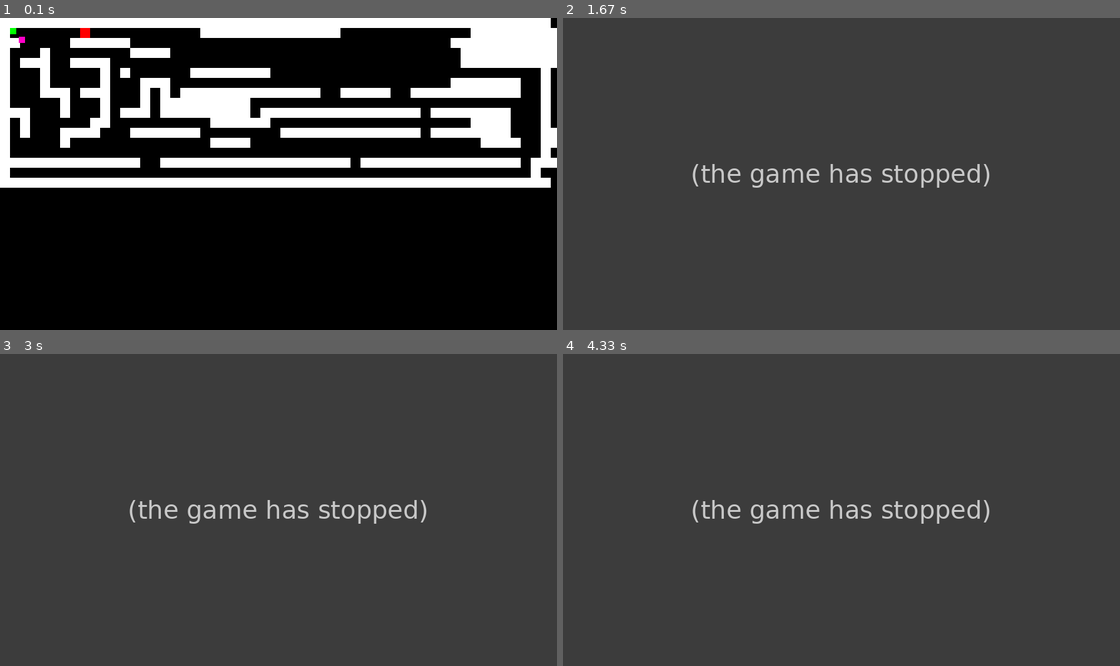
Above: before the commit, frames 1-4 (two rows, left to right).
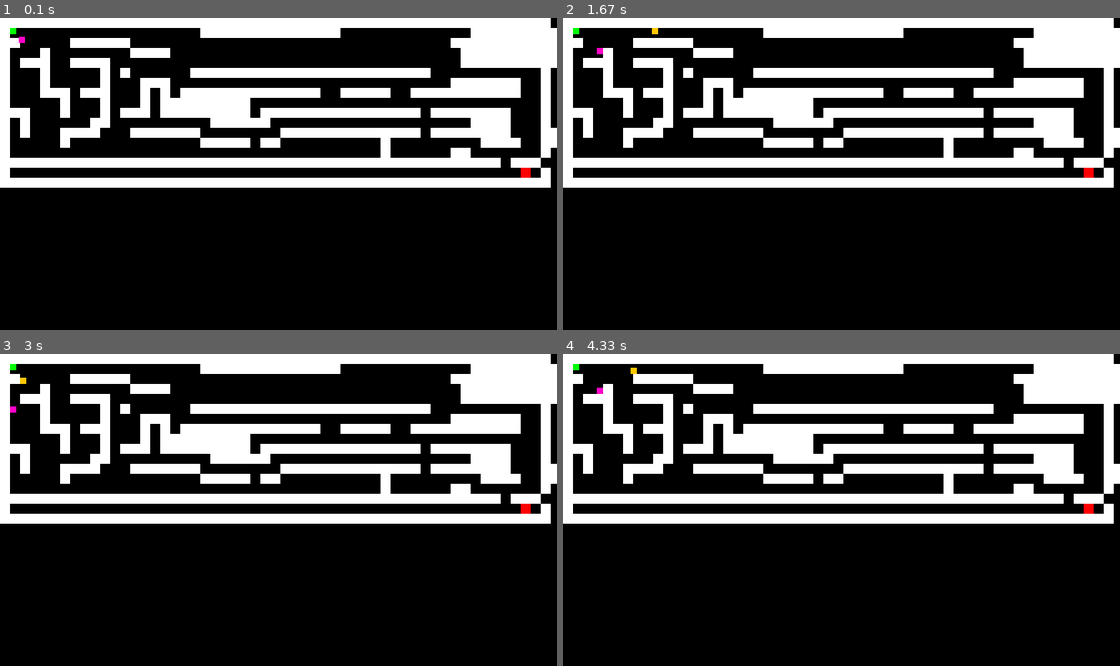
Above: after the commit, the same moments.

Repository: latuszek-piotr/gimnazjum-pygame
Game: pygame game, started from trening_kolizji.py
Same seed, same stepped clock (60 frames per second), same inputs: the game is played once before the commit and once after it. The source is Python 2; it was converted automatically to run under Python 3.
Inputs:
- Up to frame 1 (0.1 s): no input
- Up to frame 2 (1.67 s): hold Right 0.33-0.8 s; hold Up 0.83-1.13 s; hold W 0.83-1.13 s; hold Right 1.17-1.63 s; hold D 1.17-1.63 s
- Up to frame 3 (3 s): hold Left 1.67-2.2 s; hold A 1.67-2.2 s; hold Down 2.23-2.53 s; hold S 2.23-2.53 s; hold Left 2.57-2.97 s; hold A 2.57-2.97 s
- Up to frame 4 (4.33 s): hold Up 3-3.37 s; hold W 3-3.37 s; hold Right 3.4-4.03 s; hold D 3.4-4.03 s; hold Down from 4.07 s (still down); hold S from 4.07 s (still down)

The runs differ from the first frame. In frame 1, 1.9% of the frame differs, in the area x 14-100%, y 3-52%; in frame 2, 100%, in the area x 0-100%, y 0-100%; in frame 3, 100%; in frame 4, 100%.
Before the commit the program exited at 1.43 s; later frames show no game.

Commit message:
pakiet heroesofpygame - chodzenie po 1 pietrze

Diff:
--- a/Menu.py
+++ /dev/null
@@ -1,17 +0,0 @@
-import pygame
-import sys
-from pygame.locals import QUIT
-import time
-
-# utworzenie okna
-window = pygame.display.set_mode((1000, 660))
-# ustawiamy tytul okna
-pygame.display.set_caption('menu gry')
-# pobieramy informacje o ekranie - tle
-screen = pygame.display.get_surface()
-pygame.display.flip()
-def input(events):
-    for event in events:
-        if event.type == QUIT:
-            print "harakiri"
-            sys.exit(0)
--- a/fabula/fabula.txt
+++ b/fabula/fabula.txt
@@ -50,10 +50,7 @@
 27 oblezenie kazdy przegra
 28 plaga nudy
 29 tetrisowy czolg wiktor vs szarancze
-
-
-
-
+30 bez myszy klawiatura
 
 
 
--- a/1_pietro_szkola.py
+++ b/heroesofpygame/flat.py
@@ -1,28 +1,39 @@
-import os
-import random
 import pygame
+from wall import Wall
 
-class Wall(object):
 
-    def __init__(self, pos):
-        walls.append(self)
-        self.rect = pygame.Rect(pos[0], pos[1], 16, 16)
+class Flat(object):
+    def __init__(self, flat_data, wall_thikness=16):
+        self.flat_data = flat_data
+        self.wall_thikness = wall_thikness
+        self.color = (255, 155, 105)
+        self.walls = self.create_walls()
 
-os.environ["SDL_VIDEO_CENTERED"] = "1"
-pygame.init()
+    def create_walls(self):
+        walls = []
+        x = y = 0
+        for row in self.flat_data:
+            for col in row:
+                if col == "w":
+                    single_wall = Wall((x, y))
+                    walls.append(single_wall)
+                x += self.wall_thikness
+            y += self.wall_thikness
+            x = 0
+        return walls
 
-pygame.display.set_caption("szkola_1_pietro")
-screen = pygame.display.set_mode((890, 500))
+    def draw(self, screen):
+        for wall in self.walls:
+            pygame.draw.rect(screen, self.color, wall.rect)
 
-walls = [] # List to hold the walls
 
-level = [
+flat_1_data = [
 "wwwwwwwwwwwwwwwwwwwwwwwwwwwwwwwwwwwwwwwwwwwwwwwwwwwwwwwwwwwwwwwwwwwwwwwwwwwwwwwwwwwwwwwwwwwwwwwwwwwwwwwwwwwwwwwwwwwwwwwwwwwwwwwwwwwwww",
 "w                                    w                                                          w",
 "w                                    w                                                          w",
 "w                                    w                                                          w",
 "w                                    w                                                          w",
-"w             e                      w                                                          w",
+"w                                    w                                                          w",
 "w                                    w                                                          w",
 "w                                    w                                                          w",
 "w                                    p                                                          w",
@@ -35,25 +46,13 @@
 "w                                    w                                                          p",
 "w                                    w                                                          w",
 "w                                   wwwwwwwwwwwwwwwwwwwwwwwwwwwwwwwwwwwwwwwwwwwwwwwwwwwwwwwwwwwwwwwwwwwww""pp""wwwww""pp""wwwwwwwwwwww",
-"w                                   w            w",
-"w                                   w            w",
-"w                                   p            w",
-"w                                   p            w",
-"w                                   w            w",
-"wwwwwwwwwwwwwwwwwwwwwwwwwwwwwwwwwwwww            w",
-                                     "w"         "w",
-                                     "w"         "w",
-                                     "wwwwwwwwwwwww""wwwwwwwwwwwwwwwwwwwwwwwwwwwwwwwwwwwwwwwwwwwwwwwwwwwwwwwwww"
+"w                                   w            w                                   w",
+"w                                   w            w                                   w",
+"w                                   p            w                                   w",
+"w                                   p            w                                   w",
+"w                                   w            w                                   w",
+"wwwwwwwwwwwwwwwwwwwwwwwwwwwwwwwwwwwww            w                                   w",
+                                     "w"         "w                                   w",
+                                     "w"         "w                                   w",
+                                     "wwwwwwwwwwwwwwwwwwwwwwwwwwwwwwwwwwwwwwwwwwwwwwwwwwwwwwwwwwwwwwwwwwwwwwwww"
 ]
-
-
-x = y = 0
-for row in level:
-    for col in row:
-        if col == "W":
-            Wall((x, y))
-        if col == "E":
-            end_rect = pygame.Rect(x, y, 16, 16)
-        x += 16
-    y += 16
-    x = 0
--- /dev/null
+++ b/heroesofpygame/main.py
@@ -0,0 +1,80 @@
+import os
+import random
+import pygame
+
+from heroesofpygame.player import Player
+from heroesofpygame.wall import Wall
+from heroesofpygame.flat import Flat, flat_1_data
+
+clock = pygame.time.Clock()
+
+os.environ["SDL_VIDEO_CENTERED"] = "1"
+
+pygame.init()
+
+pygame.display.set_caption("szkola_1_pietro")
+screen = pygame.display.set_mode((1300, 650))
+
+player1 = Player(color=(255, 200, 0)) # Create the player
+player2 = Player(color=(255, 0, 200)) # Create the player
+player3 = Player(color=(0, 255 ,0 )) # Create the player
+
+flat1 = Flat(flat_1_data)
+
+running = True
+while running:
+
+    clock.tick(60)
+
+    for e in pygame.event.get():
+        if e.type == pygame.QUIT:
+            running = False
+        if e.type == pygame.KEYDOWN and e.key == pygame.K_ESCAPE:
+            running = False
+
+    # Move the player if an arrow key is pressed
+    key = pygame.key.get_pressed()
+    if key[pygame.K_LEFT]:
+        player1.move(-2, 0, flat1.walls)
+    if key[pygame.K_RIGHT]:
+        player1.move(2, 0, flat1.walls)
+    if key[pygame.K_UP]:
+        player1.move(0, -2, flat1.walls)
+    if key[pygame.K_DOWN]:
+        player1.move(0, 2, flat1.walls)
+
+    if key[pygame.K_a]:
+        player2.move(-2, 0, flat1.walls)
+    if key[pygame.K_d]:
+        player2.move(2, 0, flat1.walls)
+    if key[pygame.K_w]:
+        player2.move(0, -2, flat1.walls)
+    if key[pygame.K_s]:
+        player2.move(0, 2, flat1.walls)
+
+    mouse_x, mouse_y = pygame.mouse.get_pos()
+    (player3_x, player3_y) = player3.rect.center
+    dx = mouse_x - player3_x
+    dy = mouse_y - player3_y
+    player3.move(dx, dy, flat1.walls)
+
+
+    # # Just added this to make it slightly fun ;)
+    # if player.rect.colliderect(end_rect):
+    #     raise SystemExit,sound.play()
+    #     print "You win Wiktor!"
+    # if player1.rect.colliderect(end_rect):
+    #     raise SystemExit, "You win piotrek!"
+    # if player2.rect.colliderect(end_rect):
+    #     raise SystemExit, "You win! "
+
+    # Draw the scenea
+    screen.fill((0, 0, 0))
+    flat1.draw(screen)
+    # pygame.draw.rect(screen, (255, 0, 0), end_rect)
+    player1.draw(screen)
+    # pygame.draw.rect(screen, (255, 0, 0), end_rect)
+    player2.draw(screen)
+    player3.draw(screen)
+
+    pygame.display.flip()
--- /dev/null
+++ b/heroesofpygame/pixel.py
@@ -0,0 +1,23 @@
+import pygame
+
+
+class Pixel(object):
+    def __init__(self, pos, size, color=(255, 255, 255)):
+        self.size = size
+        self.color = color
+        self.rect = pygame.Rect(pos[0], pos[1], self.size, self.size)
+
+    def move(self, dx, dy, walls):
+        # Move each axis separately. Note that this checks for collisions both times.
+        if dx != 0:
+            self.move_single_axis(dx, 0, walls)
+        if dy != 0:
+            self.move_single_axis(0, dy, walls)
+
+    def move_single_axis(self, dx, dy, walls):
+        # Move the rect
+        self.rect.x += dx
+        self.rect.y += dy
+
+    def draw(self, screen):
+        pygame.draw.rect(screen, self.color, self.rect)
--- /dev/null
+++ b/heroesofpygame/player.py
@@ -0,0 +1,23 @@
+import pygame
+from pixel import Pixel
+
+
+class Player(Pixel):
+    def __init__(self, pos=(30, 30), size=10, color=(255,255,255)):
+        super(Player, self).__init__(pos, size, color)
+
+    def move_single_axis(self, dx, dy, walls):
+        # Move the rect
+        self.rect.x += dx
+        self.rect.y += dy
+        # If you collide with a wall, move out based on velocity
+        for wall in walls:
+            if self.rect.colliderect(wall.rect):
+                if dx > 0: # Moving right; Hit the left side of the wall
+                    self.rect.right = wall.rect.left
+                if dx < 0: # Moving left; Hit the right side of the wall
+                    self.rect.left = wall.rect.right
+                if dy > 0: # Moving down; Hit the top side of the wall
+                    self.rect.bottom = wall.rect.top
+                if dy < 0: # Moving up; Hit the bottom side of the wall
+                    self.rect.top = wall.rect.bottom
--- /dev/null
+++ b/heroesofpygame/wall.py
@@ -0,0 +1,7 @@
+import pygame
+from pixel import Pixel
+
+
+class Wall(Pixel):
+    def __init__(self, pos, size=16, color=(255, 255, 255)):
+        super(Wall, self).__init__(pos, size, color)
--- a/trening_kolizji.py
+++ b/trening_kolizji.py
@@ -58,22 +58,22 @@
 # Holds the level layout in a list of strings.
 level = [
 "WWWWWWWWWWWWWWWWWWWWWWWWWWWWWWWWWWWWWWWWWWWWWWWWWWWWWWW",
-"W       E           WWWWWWWWWWWWWW             WWWWWWWWWW",
+"W                   WWWWWWWWWWWWWW             WWWWWWWWWW",
 "WW     WWWWWW                                WWWWWWWWWW"
 "W   WWWW       WWWWWWWWWWWWWWWWWWWWW WWWWWWWWWWWWWWWWWWW",
 "W   W        WWWW                             WWWWWWWWWW",
 "W WWW  WWWW                                   WWWWWWWWWW",
-"W   W     W W      WWWWWWWW                           W",
+"W   W     W W      WWWWWWWWWWWWWWWWWWWWWWWW           W",
 "W   W     W   WWW                            WWWWWWW  W",
 "W   WWW WWW   W W WWWWWWWWWWWWWW  WWWWW  WWWWWWWWWWW  W",
 "W     W   W   W WWWWWWWWW                             W",
 "WWW   W   W WWW WWWWWWWWW WWWWWWWWWWWWWWWW WWWWWWWW   W",
 "W W      WW          WWWWWW                    WWWW   W",
 "W W   WWWW   WWWWWWW        WWWWWWWWWWWWWW WWWWWWWW   WW",
-"W     W              WWWW                       WWWW  WW",
-"W                                                     W",
-"WWWWWWWWWWWWWW  WWWWWWWWWWWWWWWWWWW WWWWWWWWWWWWWWWW WWW",
-"W                                                    W",
+"W     W             WWWWW WW          W         WWWW  WW",
+"W                                     W      WW       W",
+"WWWWWWWWWWWWWWWWWWWWWWWWWWWWWWWWWWWWWWWWWWWWWWWWWW WWW",
+"W                                                   E W",
 "WWWWWWWWWWWWWWWWWWWWWWWWWWWWWWWWWWWWWWWWWWWWWWWWWWWWWWW",
 
 
Empty file added: heroesofpygame/__init__.py
